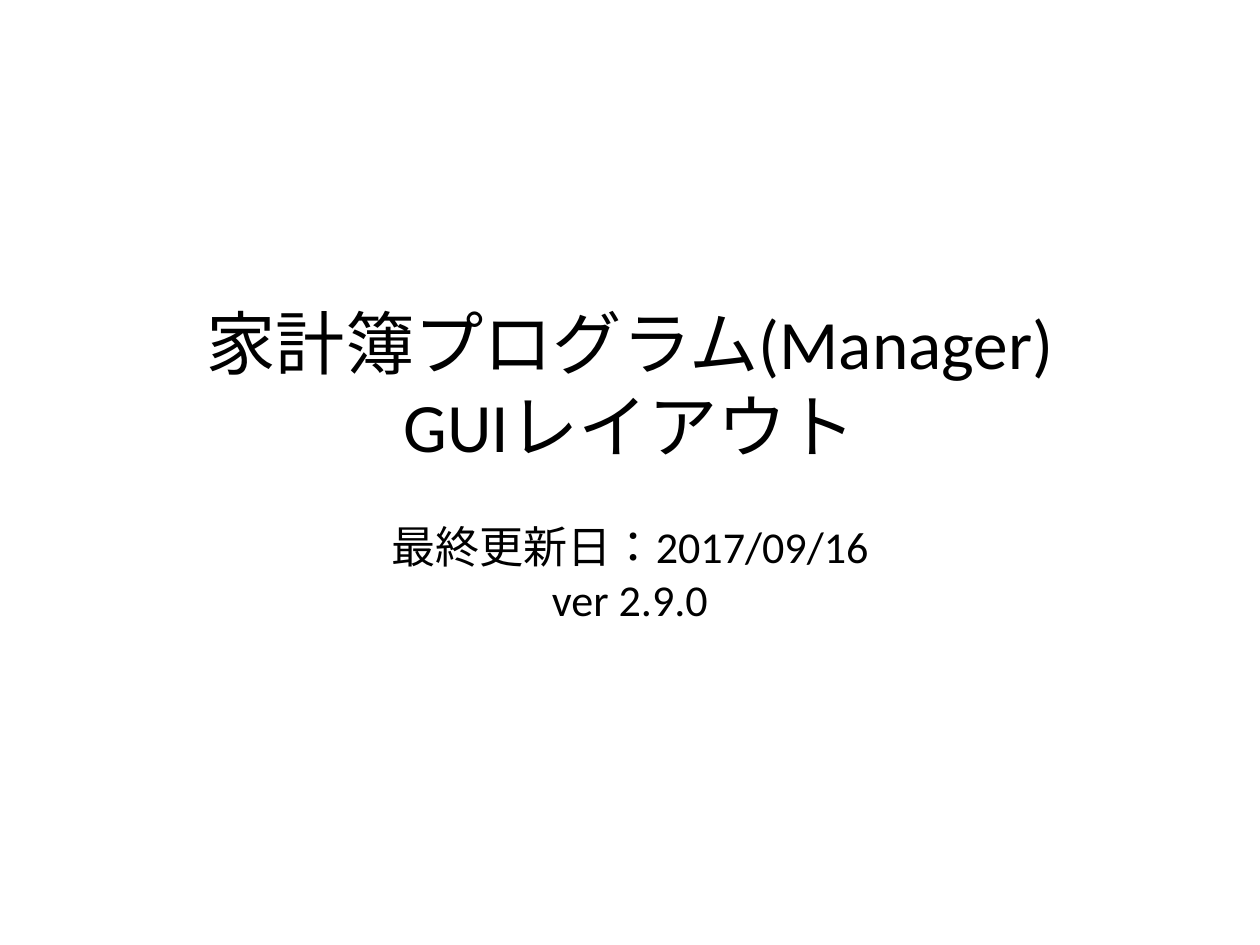
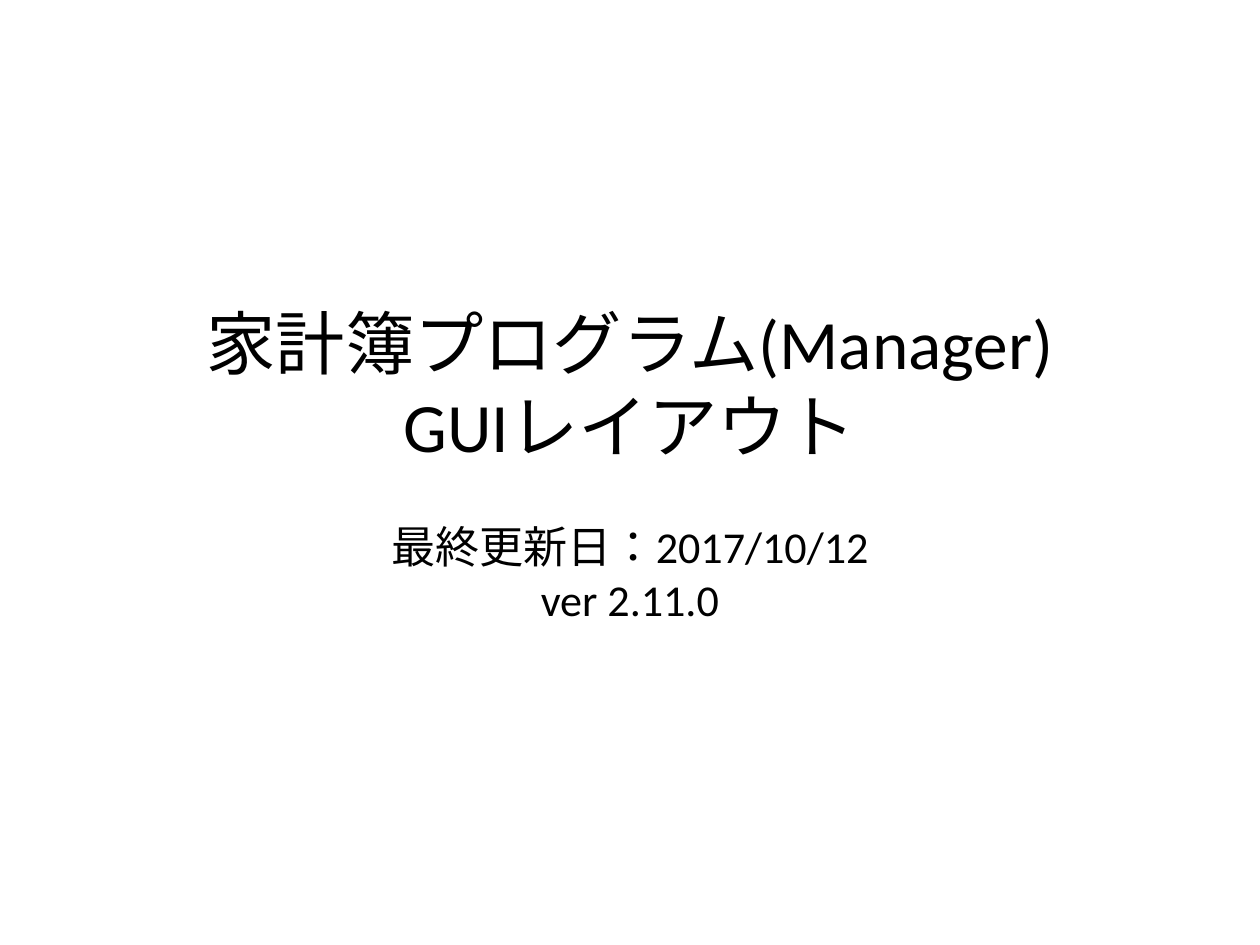
Before and after one commit to Leonis0813/chort, a slide deck: slide 1 of payment_manager/bin/algieba.pptx. Drawn at 1260x945 pixels with LibreOffice and Linux fonts; fonts in the diff are those of the drawing. Boxes give left, top, right and bottom in pixels: in the first picture for what was removed or moved away, otherwise in the second. Text is boxed around its words. In the diff, an @@ line names an element or a change of style, - is before the commit and + after.

```diff
--- a/payment_manager/bin/algieba.pptx
+++ b/payment_manager/bin/algieba.pptx
@@ title at (206, 310, 1053, 617): text changed @@
-家計簿プログラム(Manager)
-GUIレイアウト
-最終更新日：2017/09/16
-ver 2.9.0
+家計簿プログラム(Manager)
+GUIレイアウト
+最終更新日：2017/10/12
+ver 2.11.0
```
Also in this commit, not shown: 4 other slides changed, 4 other files.
